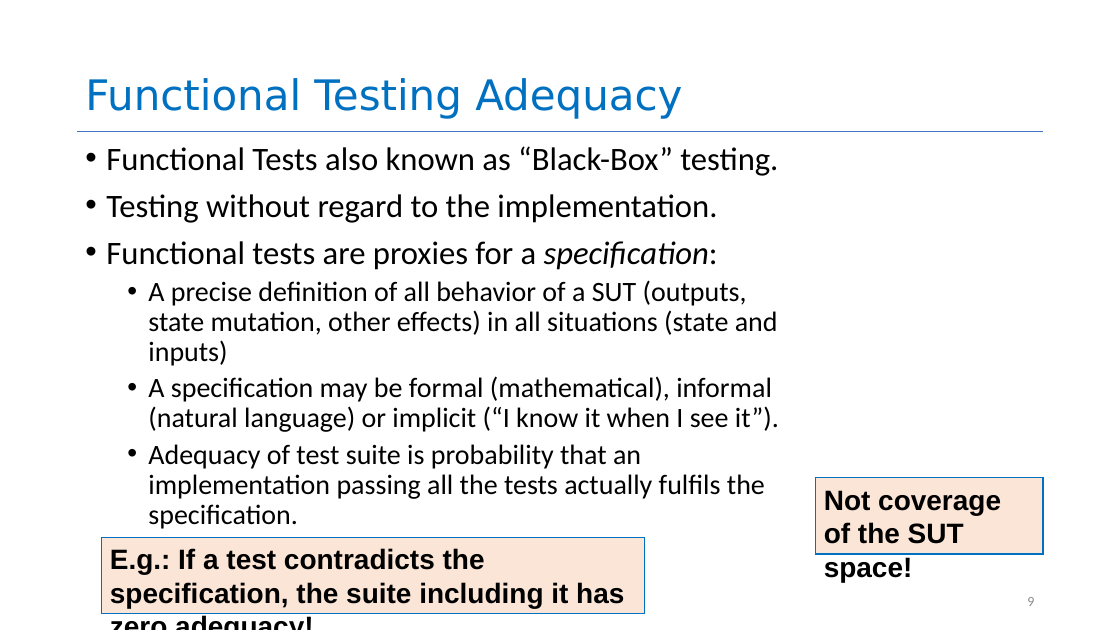
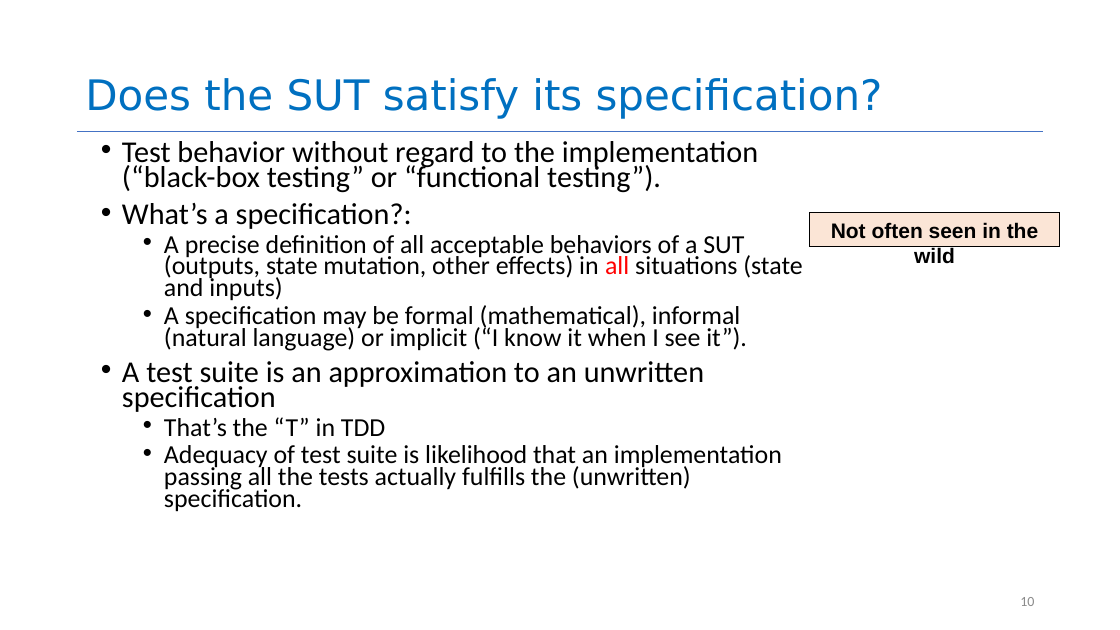
Before and after one commit to neu-se/CS4530-Spring-2022, a slide deck: slide 10 of Slides/Lesson 5.2 Evaluating Tests.pptx (slide 9 before the commit). Drawn at 1120x630 pixels with LibreOffice and Linux fonts; fonts in the diff are those of the drawing. Boxes give left, top, right and bottom in pixels: in the first picture for what was removed or moved away, otherwise in the second. Text is boxed around its words. In the diff, an @@ line names an element or a change of style, - is before the commit and + after.

```diff
--- a/Slides/Lesson 5.2 Evaluating Tests.pptx
+++ b/Slides/Lesson 5.2 Evaluating Tests.pptx
@@ title at bbox=[85, 78, 883, 119]: text changed @@
-Functional Testing Adequacy
+Does the SUT satisfy its specification?
@@ text "Test behavior without regard to ...": place and size @@
-text "Test behavior without regard to ..." at bbox=[106, 146, 779, 529]
+text "Test behavior without regard to ..." at bbox=[122, 141, 802, 512]
@@ text at bbox=[122, 141, 802, 301]: text changed; size 28 to 22.2 pt @@
-• Functional Tests also known as “Black-Box” testing.
-• Testing without regard to the implementation.
-• Functional tests are proxies for a specification:
-  • A precise definition of all behavior of a SUT (outputs, state mutation, other effects) in all situations (state and inputs)
+• Test behavior without regard to the implementation (“black-box testing” or “functional testing”).
+• What’s a specification?:
+  • A precise definition of all acceptable behaviors of a SUT (outputs, state mutation, other effects) in all situations (state and inputs)
@@ rectangle added at bbox=[810, 213, 1060, 247], fill #FBE5D6, outline #000000 0.75 pt, 18 pt, text #000000, bold @@
+Not often seen in the wild
@@ text at bbox=[164, 305, 747, 351]: size 24 to 22.2 pt in "A specification may be formal (mathematical), informal ..."; line spacing 0.9 to 0.7 @@
@@ text at bbox=[122, 361, 782, 512]: text changed; size 24 to 22.2 pt @@
-  • Adequacy of test suite is probability that an implementation passing all the tests actually fulfils the specification.
+• A test suite is an approximation to an unwritten specification
+  • That’s the “T” in TDD
+  • Adequacy of test suite is likelihood that an implementation passing all the tests actually fulfills the (unwritten) specification.
@@ rectangle removed at bbox=[816, 478, 1044, 555] @@
-Not coverage of the SUT space!
@@ rectangle removed at bbox=[102, 538, 645, 614] @@
-E.g.: If a test contradicts the specification, the suite including it has zero adequacy!
@@ page number at bbox=[1020, 597, 1034, 606]: text changed @@
-9
+10
```
Also in this commit, not shown: 16 other slides changed, 14 slides added, 7 slides removed.
